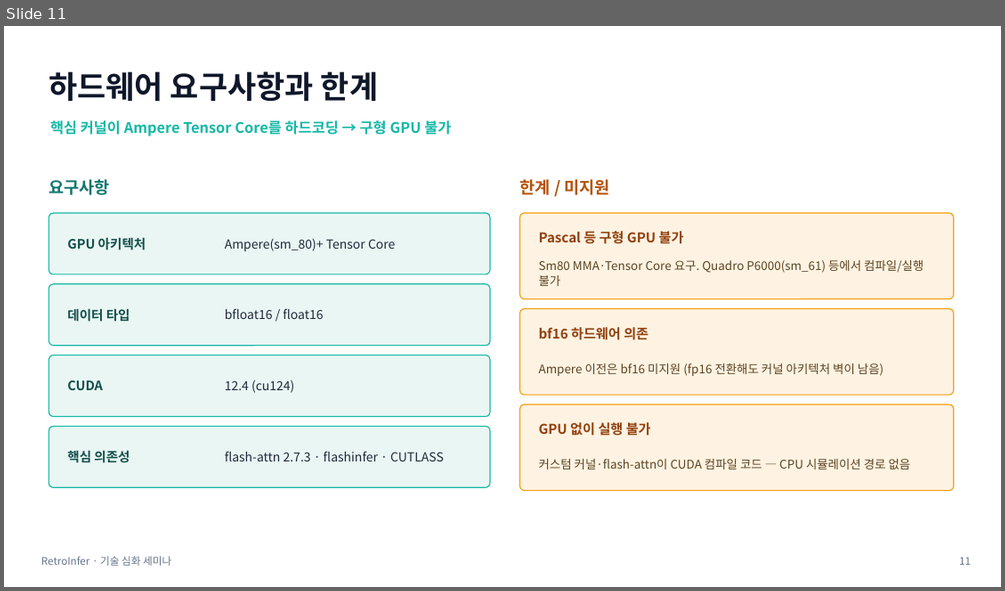
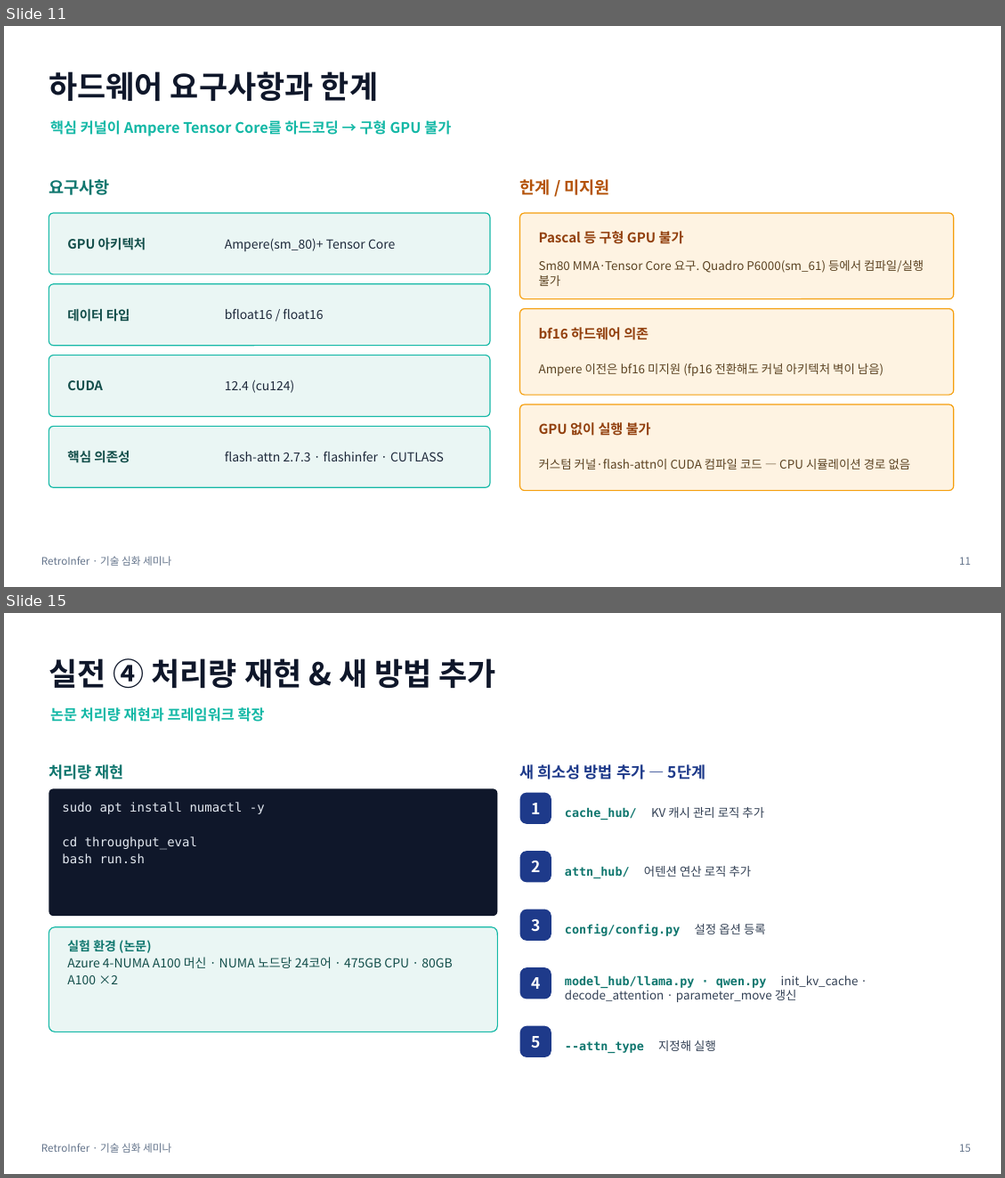
Before and after one commit to chorus96/RetrievalAttention, a slide deck: seminar/RetroInfer_세미나.pptx. Shown one above the other, each under a label of ours: slide 11 before the commit, slides 11 and 15 after it; the slides between them are not shown. The pictures are 1005x591 and 1005x1178 pixels, drawn with LibreOffice and Linux fonts; fonts in the diff are those of the drawing. Boxes give left, top, right and bottom in pixels: in the first picture for what was removed or moved away, otherwise in the second. Text is boxed around its words. In the diff, an @@ line names an element or a change of style, - is before the commit and + after.

```diff
--- a/seminar/RetroInfer_세미나.pptx
+++ b/seminar/RetroInfer_세미나.pptx
@@ slide 15 added at bbox=[4, 613, 1001, 1174], background #FFFFFF @@
@@ text added at bbox=[48, 658, 496, 689], 30 pt, text #0F172A, bold @@
+실전 ④ 처리량 재현 & 새 방법 추가
@@ text added at bbox=[50, 707, 265, 722], 14 pt, text #14B8A6, bold @@
+논문 처리량 재현과 프레임워크 확장
@@ text added at bbox=[48, 764, 124, 779], 15 pt, text #0F766E, bold @@
+처리량 재현
@@ text added at bbox=[520, 764, 705, 779], 15 pt, text #1E3A8A, bold @@
+새 희소성 방법 추가 — 5단계
@@ rounded rectangle added at bbox=[48, 788, 498, 916], fill #0F172A @@
@@ rounded rectangle added at bbox=[520, 793, 551, 824], fill #1E3A8A @@
@@ text added at bbox=[62, 802, 265, 863], 12 pt, text #E2E8F0 @@
+sudo apt install numactl -y
+cd throughput_eval
+bash run.sh
@@ text added at bbox=[531, 803, 540, 814], 15 pt, text #FFFFFF, bold @@
+1
@@ text added at bbox=[565, 807, 764, 819], 11.5 pt, text #0F766E, bold @@
+cache_hub/ KV 캐시 관리 로직 추가
@@ rounded rectangle added at bbox=[520, 851, 551, 882], fill #1E3A8A @@
@@ text added at bbox=[531, 860, 540, 872], 15 pt, text #FFFFFF, bold @@
+2
@@ text added at bbox=[565, 866, 752, 878], 11.5 pt, text #0F766E, bold @@
+attn_hub/ 어텐션 연산 로직 추가
@@ rounded rectangle added at bbox=[48, 927, 498, 1032], fill #EAF6F4, outline #14B8A6 1 pt @@
@@ rounded rectangle added at bbox=[520, 909, 551, 941], fill #1E3A8A @@
@@ text added at bbox=[531, 919, 540, 932], 15 pt, text #FFFFFF, bold @@
+3
@@ text added at bbox=[565, 924, 766, 936], 11.5 pt, text #0F766E, bold @@
+config/config.py 설정 옵션 등록
@@ text added at bbox=[67, 940, 452, 984], 12 pt, text #134E4A @@
+실험 환경 (논문)
+Azure 4-NUMA A100 머신 · NUMA 노드당 24코어 · 475GB CPU · 80GB A100 ×2
@@ rounded rectangle added at bbox=[520, 967, 551, 999], fill #1E3A8A @@
@@ text added at bbox=[531, 977, 540, 989], 15 pt, text #FFFFFF, bold @@
+4
@@ text added at bbox=[565, 975, 858, 1002], 11.5 pt, text #334155 @@
+model_hub/llama.py · qwen.py init_kv_cache · decode_attention · parameter_move 갱신
@@ rounded rectangle added at bbox=[520, 1026, 551, 1057], fill #1E3A8A @@
@@ text added at bbox=[531, 1036, 540, 1048], 15 pt, text #FFFFFF, bold @@
+5
@@ text added at bbox=[565, 1040, 716, 1053], 11.5 pt, text #0F766E, bold @@
+--attn_type 지정해 실행
@@ text added at bbox=[41, 1143, 171, 1152], 10 pt, text #64748B @@
+RetroInfer · 기술 심화 세미나
@@ text added at bbox=[959, 1143, 971, 1151], 10 pt, text #64748B @@
+15
```
Also in this commit, not shown: 1 slide changed, 3 other slides added, 2 other files.
